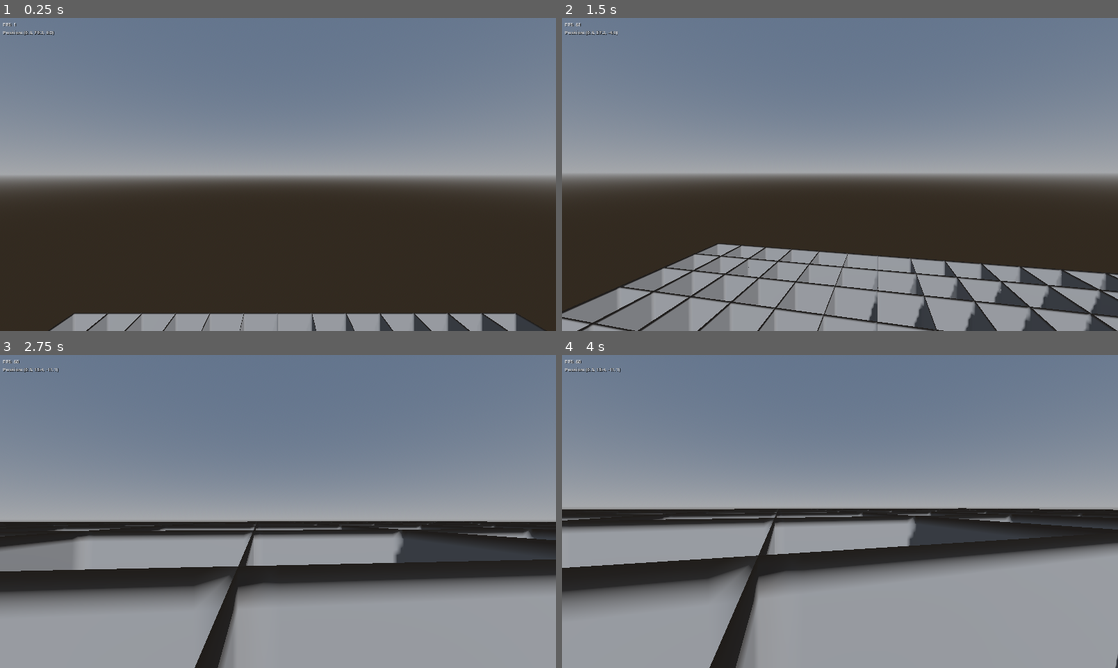
Above: before the commit, frames 1-4 (two rows, left to right).
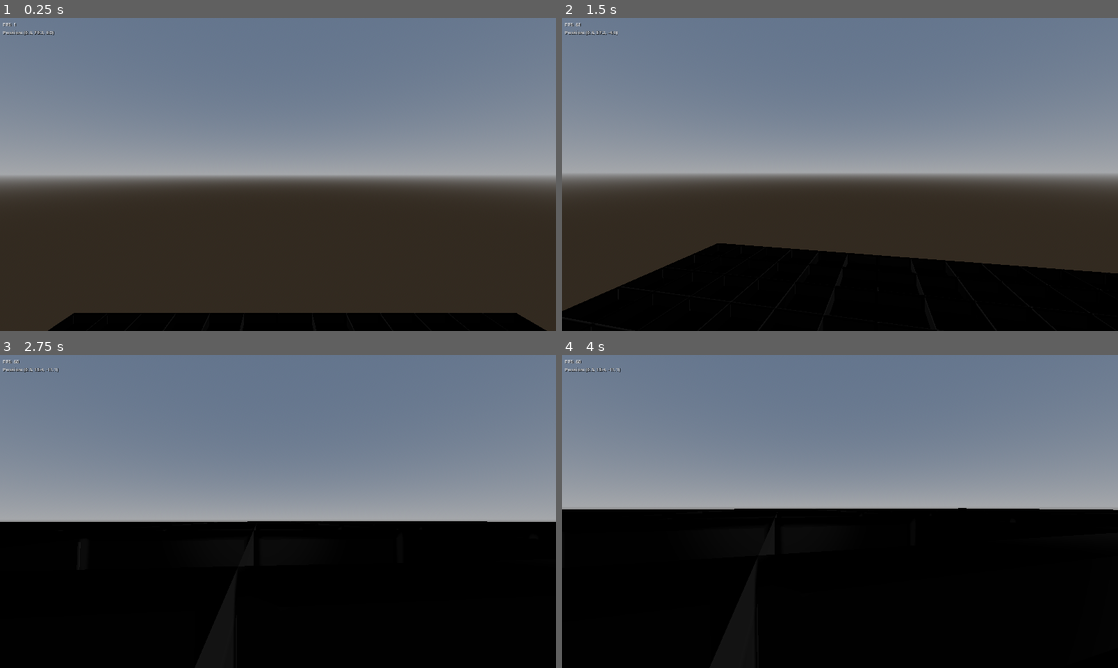
Above: after the commit, the same moments.

Repository: shifty81/Sword-And-Stone
Game: Godot game, scene res://scenes/main.tscn
Same seed, same stepped clock (60 frames per second), same inputs: the game is played once before the commit and once after it.
Inputs (mouse positions are in pixels of both pictures, inside the frame that each line leads up to):
- Up to frame 1 (0.25 s): no input
- Up to frame 2 (1.5 s): move the mouse to (867, 174) at 0.52 s; hold W (move_forward) from 0.53 s (still down); click (867, 174) at 0.6 s; tap Space (jump) at 0.77 s; move the mouse to (812, 174) at 1.27 s; right-click (812, 174) at 1.35 s
- Up to frame 3 (2.75 s): keep holding W (move_forward); tap Space (jump) at 1.52 s; move the mouse to (289, 505) at 2.02 s; hold Shift (sprint) from 2.03 s (still down)
- Up to frame 4 (4 s): keep holding W (move_forward); move the mouse to (834, 517) at 2.77 s; release Shift (sprint) at 2.78 s; click (834, 517) at 2.85 s; tap Space (jump) at 3.02, 3.77 s; tap Enter at 3.5 s; move the mouse to (878, 514) at 3.52 s; right-click (878, 514) at 3.6 s

The runs differ from the first frame. In frame 1, 4.8% of the frame differs, in the area x 8-99%, y 94-100%; in frame 2, 21%; in frame 3, 46%; in frame 4, 50%, in the area x 0-100%, y 48-100%.

Commit message:
Fix voxel rendering by adding material and vertex color support
Co-authored-by: shifty81 <50773914+shifty81@users.noreply.github.com>

Diff:
--- a/scripts/voxel/chunk.gd
+++ b/scripts/voxel/chunk.gd
@@ -11,6 +11,7 @@
 var voxels: Array = []
 var mesh_instance: MeshInstance3D
 var collision_shape: CollisionShape3D
+var voxel_material: Material
 
 func initialize(generator: WorldGenerator, chunk_pos: Vector3i, size: int):
 	world_generator = generator
@@ -25,6 +26,9 @@
 		for y in range(chunk_size):
 			voxels[x][y] = []
 			voxels[x][y].resize(chunk_size)
+
+	# Load voxel material
+	voxel_material = load("res://materials/cel_material.tres")
 
 	# Create mesh instance
 	mesh_instance = MeshInstance3D.new()
@@ -84,6 +88,10 @@
 	surface_tool.generate_normals()
 	var mesh = surface_tool.commit()
 	mesh_instance.mesh = mesh
+
+	# Apply material to the mesh
+	if voxel_material:
+		mesh_instance.set_surface_override_material(0, voxel_material)
 
 	# Create collision shape from mesh
 	var shape = mesh.create_trimesh_shape()
--- a/shaders/cel_shader.gdshader
+++ b/shaders/cel_shader.gdshader
@@ -12,10 +12,12 @@
 
 varying vec3 world_normal;
 varying vec3 world_position;
+varying vec4 vertex_color;
 
 void vertex() {
 	world_normal = (MODEL_MATRIX * vec4(NORMAL, 0.0)).xyz;
 	world_position = (MODEL_MATRIX * vec4(VERTEX, 1.0)).xyz;
+	vertex_color = COLOR;
 }
 
 void fragment() {
@@ -41,9 +43,12 @@
 	float spec = pow(max(dot(normal, half_dir), 0.0), 32.0);
 	spec = step(0.5, spec) * specular_strength;
 
+	// Use vertex color if available, otherwise use uniform albedo
+	vec3 base_color = vertex_color.rgb * albedo.rgb;
+
 	// Combine lighting
-	vec3 final_color = albedo.rgb * cel_intensity;
-	final_color += rim_light * albedo.rgb;
+	vec3 final_color = base_color * cel_intensity;
+	final_color += rim_light * base_color;
 	final_color += vec3(spec);
 
 	// Edge detection for outline (view-angle based)
